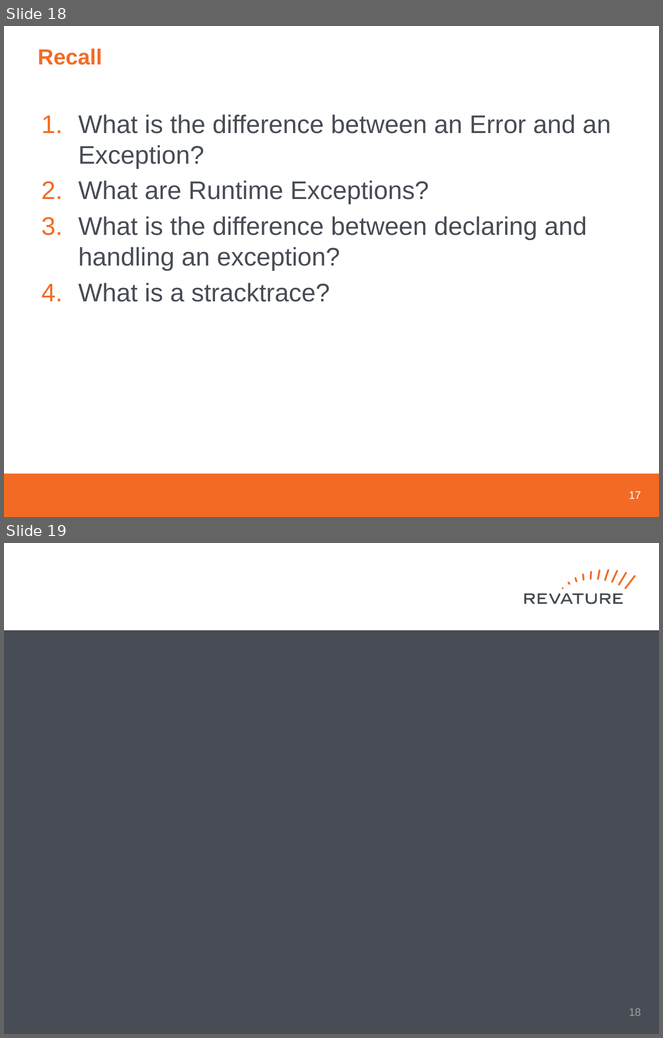
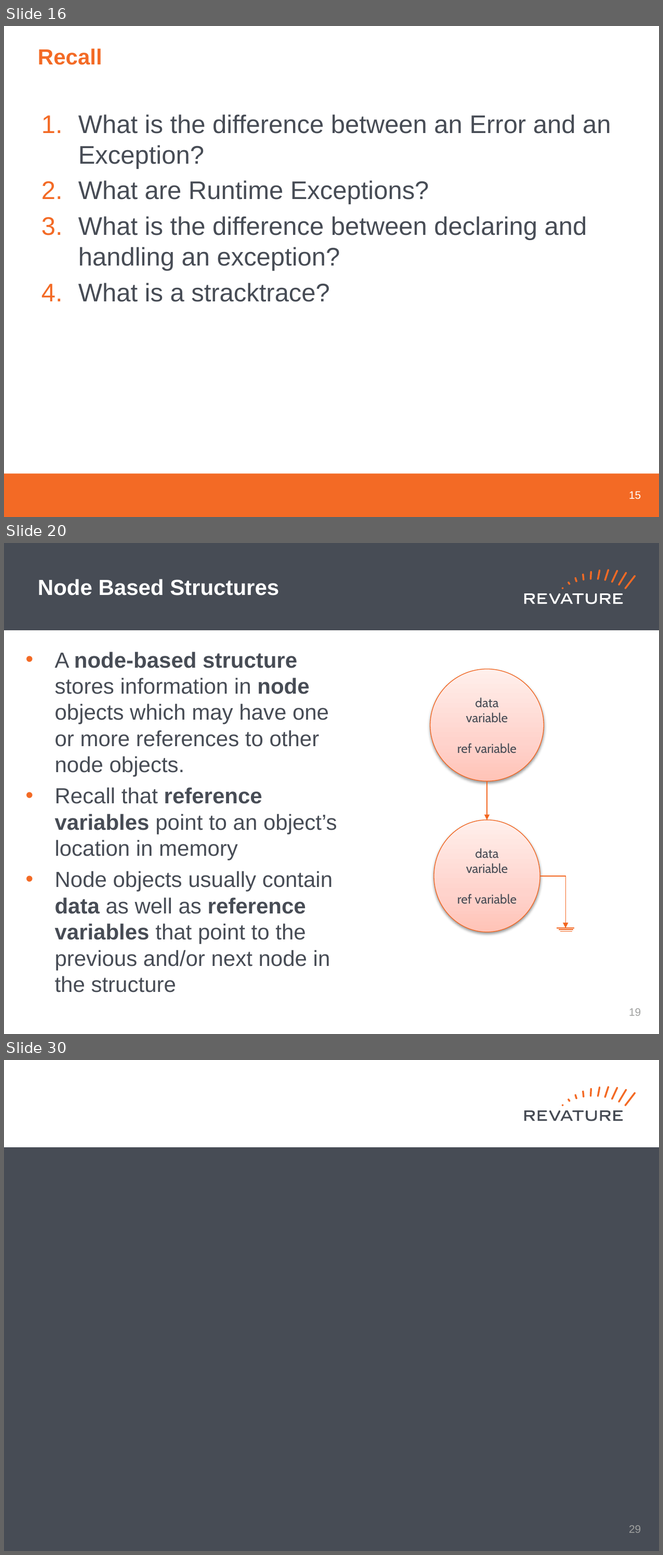
Before and after one commit to jhigherevature/spark-examples, a slide deck: revised-ppts/Day 15 PPT.pptx. Shown one above the other, each under a label of ours: slides 18 and 19 before the commit, slides 16, 20 and 30 after it; the slides between them are not shown. The pictures are 663x1038 and 663x1555 pixels, drawn with LibreOffice and Linux fonts; fonts in the diff are those of the drawing; background and template pictures are left out. Boxes give left, top, right and bottom in pixels: in the first picture for what was removed or moved away, otherwise in the second. Text is boxed around its words. In the diff, an @@ line names an element or a change of style, - is before the commit and + after.

```diff
--- a/revised-ppts/Day 15 PPT.pptx
+++ b/revised-ppts/Day 15 PPT.pptx
@@ slide 20 added at <box>4,543,659,1034</box>, background #FFFFFF; not listed: 10 template elements that a slide beside it also shows @@
@@ rectangle added at <box>4,543,659,630</box>, fill #474C55 @@
@@ title added at <box>38,579,279,596</box>, 24 pt, text #FFFFFF, bold @@
+Node Based Structures
@@ group added at <box>524,593,622,604</box>: 8 freeform shapes @@
@@ text added at <box>55,652,337,993</box>, 24 pt, text #474C55 @@
+• A node-based structure stores information in node objects which may have one or more references to other node objects.
+• Recall that reference variables point to an object’s location in memory
+• Node objects usually contain data as well as reference variables that point to the previous and/or next node in the structure
@@ ellipse added at <box>430,669,544,781</box>, fill gradient #FFC3B8 to #FFD4CD to #FFEFEC, outline #F3661F 0.75 pt, 14 pt, text #474C55 @@
+data variable
+ref variable
@@ arrow added from (487, 782) to (487, 820), #F3661F 0.75 pt @@
@@ ellipse added at <box>434,820,540,932</box>, fill gradient #FFC3B8 to #FFD4CD to #FFEFEC, outline #F3661F 0.75 pt, 14 pt, text #474C55 @@
+data variable
+ref variable
@@ elbow arrow added from (540, 876) to (566, 928), #F3661F 0.75 pt @@
@@ line added from (557, 928) to (574, 928), #F3661F 0.75 pt @@
@@ line added from (559, 930) to (573, 930), #F3661F 0.75 pt @@
@@ line added from (560, 931) to (573, 931), #F3661F 0.75 pt @@
@@ page number added at <box>629,1008,641,1016</box>, 12 pt, text #A0A1A0 @@
+19
@@ what was slide 18 is now slide 16 @@
@@ page number at <box>629,491,641,499</box>: text changed @@
-17
+15
@@ what was slide 19 is now slide 30 @@
@@ page number at <box>629,1525,641,1533</box>: text changed @@
-18
+29
```
Also in this commit, not shown: 2 slides changed, 12 other slides added, 2 slides removed, 15 other files.
